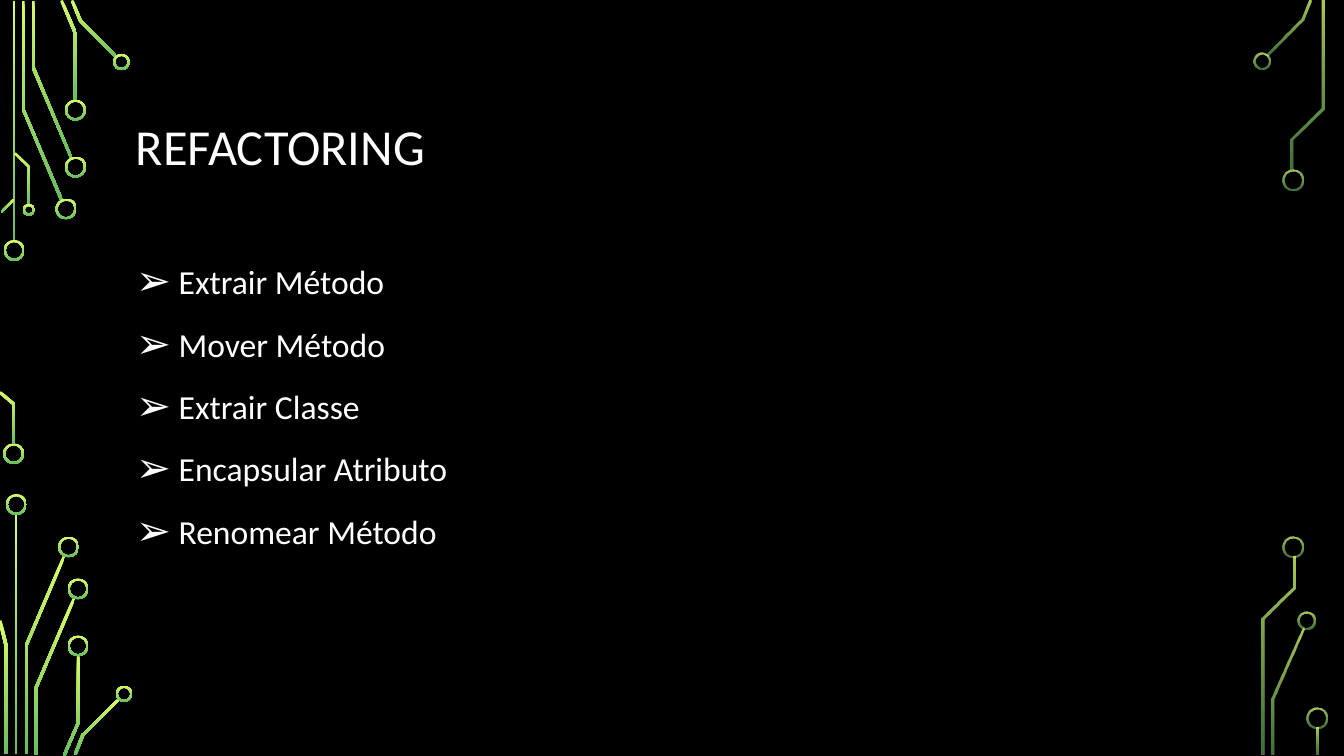
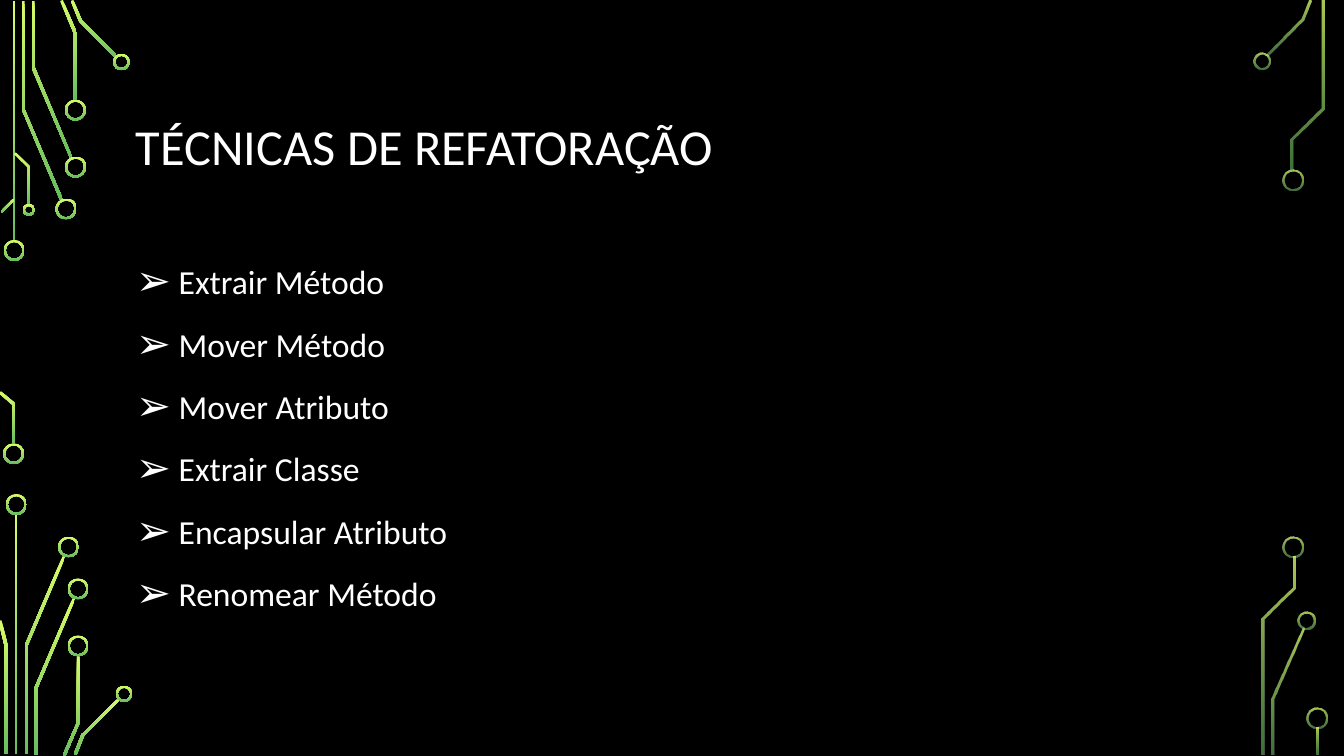
Before and after one commit to Zillyy/engdesoftwareA-elc1069, a slide deck: slide 11 of seminario/ENGENHARIA-DE-SOFTWARE-REFATORAÇÃO.pptx. Drawn at 1344x756 pixels with LibreOffice and Linux fonts; fonts in the diff are those of the drawing; background and template pictures are left out. Boxes give left, top, right and bottom in pixels: in the first picture for what was removed or moved away, otherwise in the second. Text is boxed around its words. In the diff, an @@ line names an element or a change of style, - is before the commit and + after.

```diff
--- a/seminario/ENGENHARIA-DE-SOFTWARE-REFATORAÇÃO.pptx
+++ b/seminario/ENGENHARIA-DE-SOFTWARE-REFATORAÇÃO.pptx
@@ title at [136, 124, 713, 174]: text changed @@
-REFACTORING
+TÉCNICAS DE REFATORAÇÃO
@@ text at [179, 395, 389, 420]: paragraph added @@
+➢ Mover Atributo
```
Also in this commit, not shown: 5 other slides changed, 5 other files.
